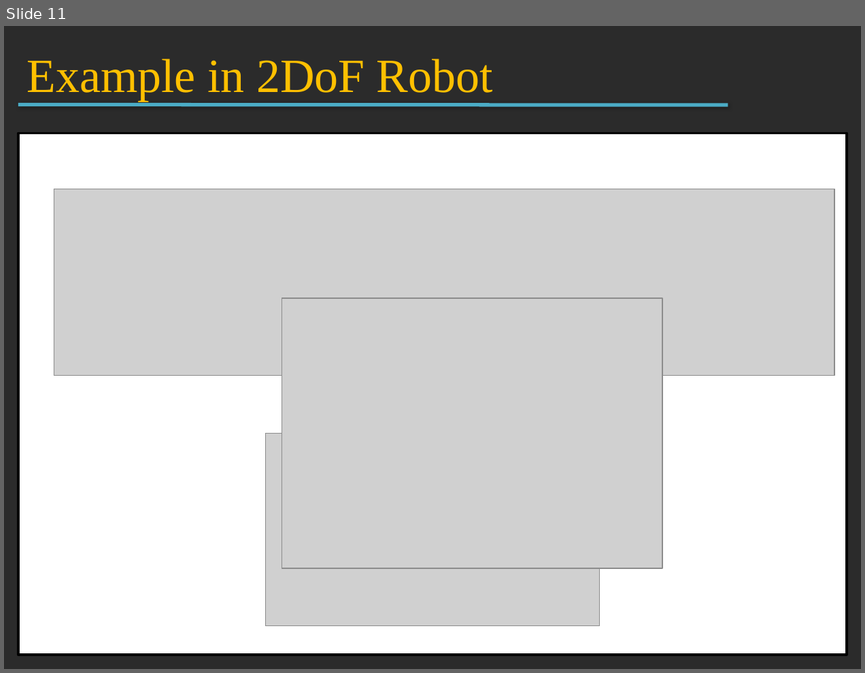
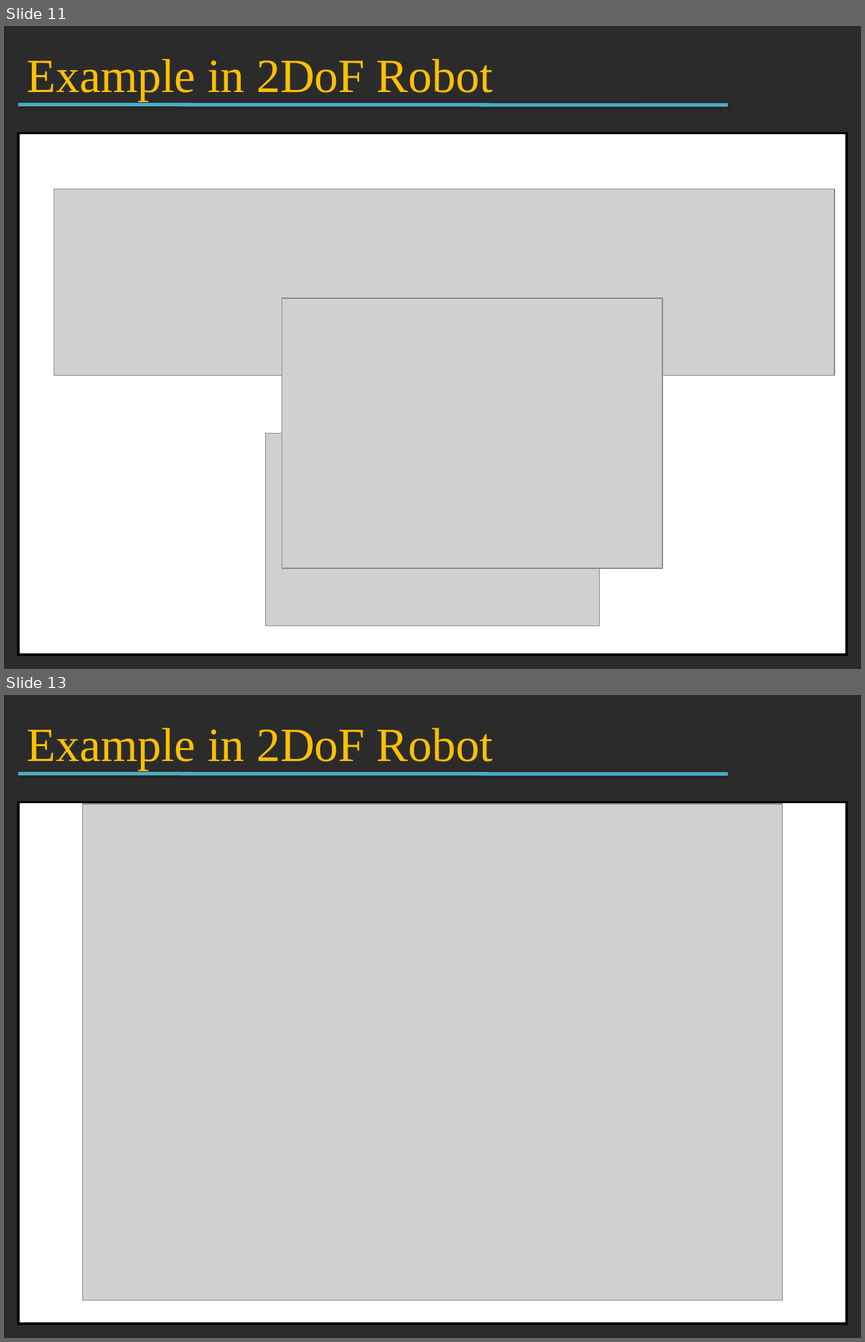
Before and after one commit to zendi014/W141700036, a slide deck: M5/inverse kinematics/denavit hartenberg kinematics.pptx. Shown one above the other, each under a label of ours: slide 11 before the commit, slides 11 and 13 after it; the slides between them are not shown. The pictures are 865x673 and 865x1342 pixels, drawn with LibreOffice and Linux fonts; fonts in the diff are those of the drawing; grey boxes stand for pictures; background and template pictures are left out; a plain dark background stands for a picture behind light text. Boxes give left, top, right and bottom in pixels: in the first picture for what was removed or moved away, otherwise in the second. Text is boxed around its words. In the diff, an @@ line names an element or a change of style, - is before the commit and + after.

```diff
--- a/M5/inverse kinematics/denavit hartenberg kinematics.pptx
+++ b/M5/inverse kinematics/denavit hartenberg kinematics.pptx
@@ slide 13 added at bbox=[4, 695, 861, 1338], background picture (left out); not listed: 1 template element that a slide beside it also shows @@
@@ text added at bbox=[26, 728, 493, 770], 40 pt, text #FFC000 @@
+Example in 2DoF Robot
@@ rectangle added at bbox=[18, 802, 847, 1323], fill #FFFFFF, outline #000000 2 pt @@
@@ picture added at bbox=[83, 804, 783, 1300] @@
```
Also in this commit, not shown: 3 slides changed, 2 other slides added, 40 other files.
